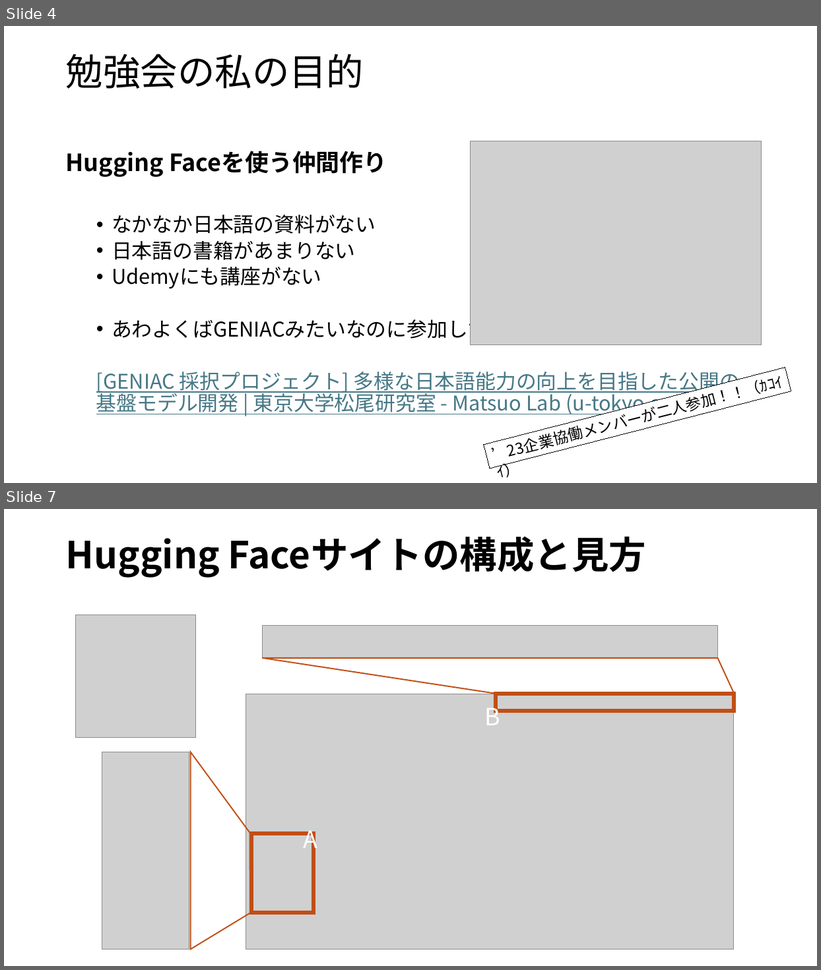
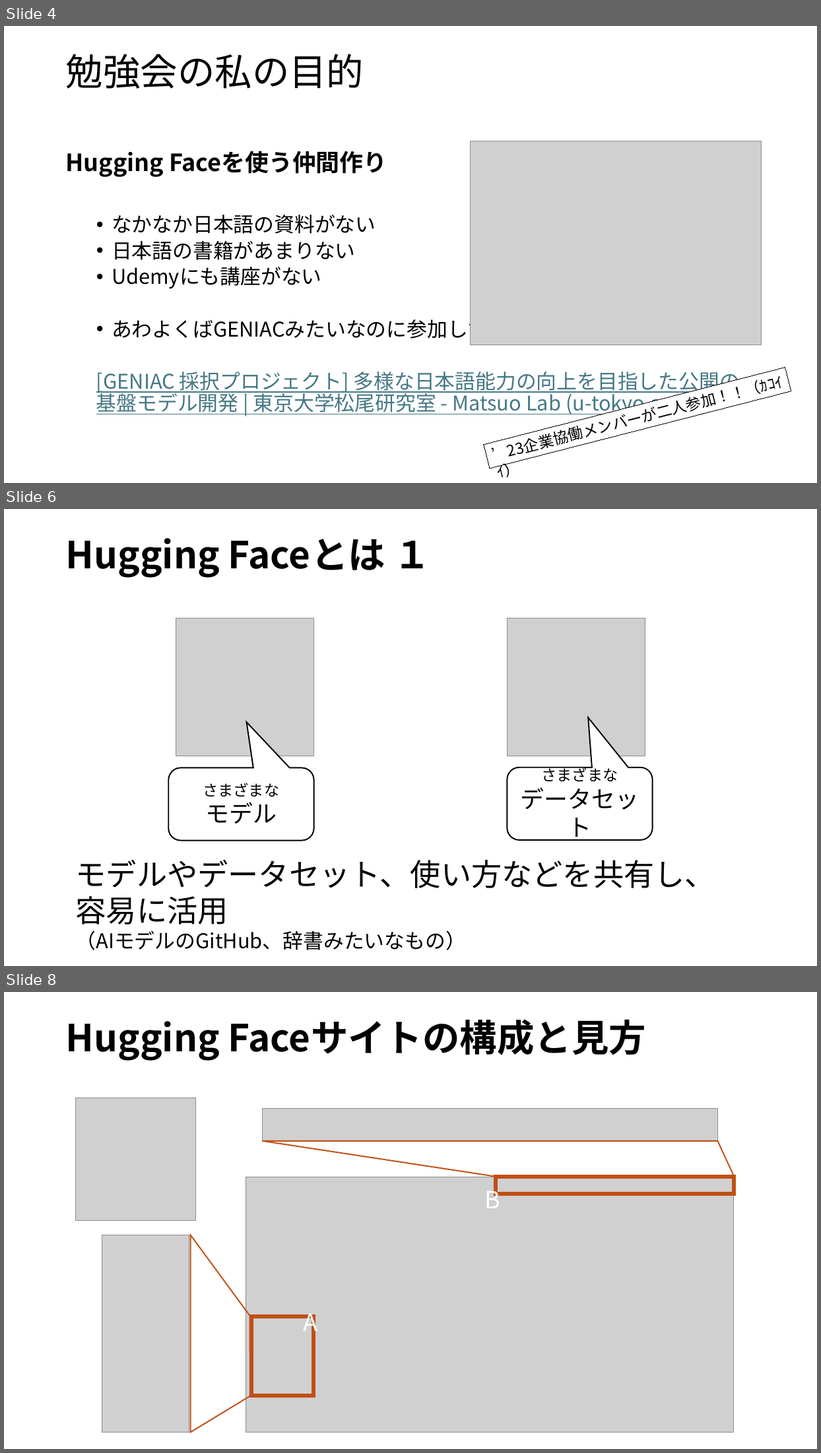
Before and after one commit to ikedachin/study_huggingface, a slide deck: huggingface 勉強会資料.pptx. Shown one above the other, each under a label of ours: slides 4 and 7 before the commit, slides 4, 6 and 8 after it; the slides between them are not shown. The pictures are 821x970 and 821x1453 pixels, drawn with LibreOffice and Linux fonts; fonts in the diff are those of the drawing; grey boxes stand for pictures; background and template pictures are left out. Boxes give left, top, right and bottom in pixels: in the first picture for what was removed or moved away, otherwise in the second. Text is boxed around its words. In the diff, an @@ line names an element or a change of style, - is before the commit and + after.

```diff
--- a/huggingface 勉強会資料.pptx
+++ b/huggingface 勉強会資料.pptx
@@ slide 6 added at (4,509,817,966), background #FFFFFF @@
@@ title added at (66,538,431,578), 44 pt, text #000000, bold @@
+Hugging Faceとは １
@@ picture added at (176,618,314,757) @@
@@ picture added at (507,618,646,757) @@
@@ rounded speech box added at (169,768,314,841), fill #FFFFFF, outline #000000 1.5 pt, 18 pt, text #000000 @@
+さまざまな
+モデル
@@ rounded speech box added at (507,768,652,840), fill #FFFFFF, outline #000000 1.5 pt, 28 pt, text #000000 @@
+さまざまな
+データセット
@@ text added at (76,860,715,951), 36 pt, text #000000 @@
+モデルやデータセット、使い方などを共有し、容易に活用
+（AIモデルのGitHub、辞書みたいなもの）
@@ what was slide 7 is now slide 8 @@
```
Also in this commit, not shown: 5 slides changed, 1 other file.
